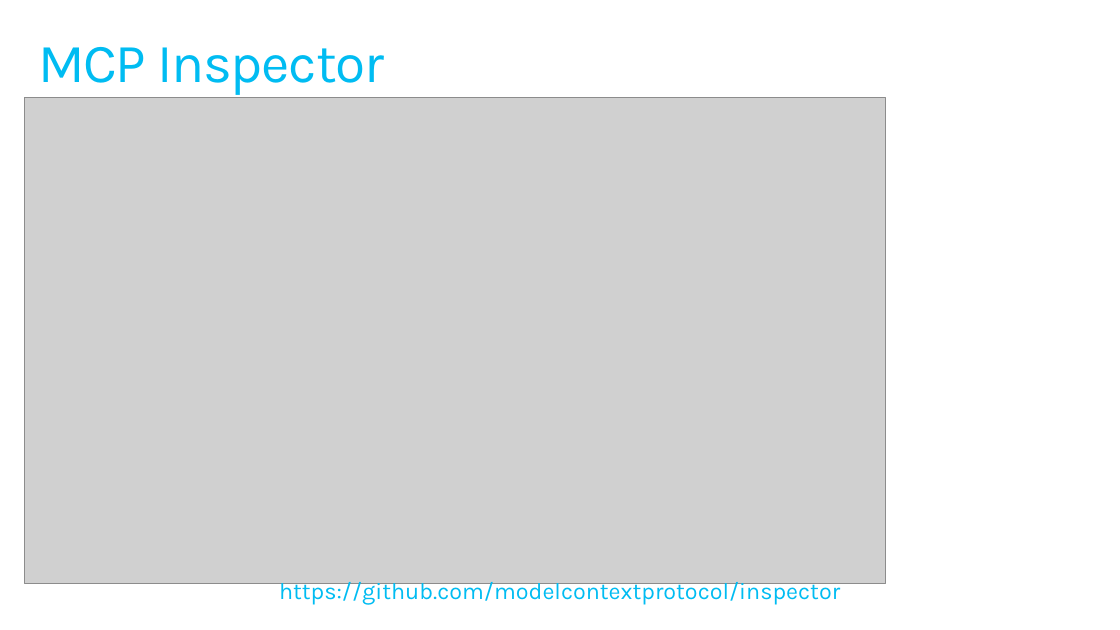
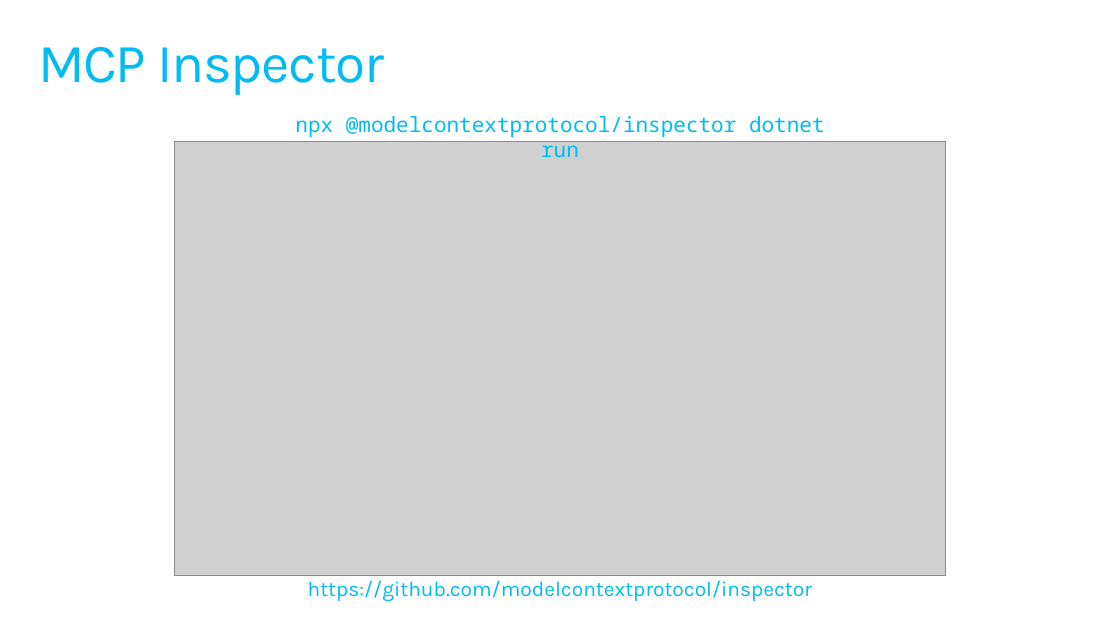
Before and after one commit to jsuarezruiz/sevilladotnet-mcp-materials, a slide deck: slide 37 of introduccion-mcp.pptx. Drawn at 1120x630 pixels with LibreOffice and Linux fonts; fonts in the diff are those of the drawing; grey boxes stand for pictures. Boxes give left, top, right and bottom in pixels: in the first picture for what was removed or moved away, otherwise in the second. Text is boxed around its words. In the diff, an @@ line names an element or a change of style, - is before the commit and + after.

Commit message:
Updated slides

```diff
--- a/introduccion-mcp.pptx
+++ b/introduccion-mcp.pptx
@@ text added at <box>295,116,825,157</box>, 18 pt, text #00BCF2 @@
+npx @modelcontextprotocol/inspector dotnet run
@@ picture: place and size @@
-picture at <box>24,97,886,583</box>
+picture at <box>175,141,945,576</box>
@@ text "https://github.com/modelcontextprotocol/inspector" at <box>308,580,812,601</box>: size 20 to 18 pt @@
```
Also in this commit, not shown: 1 other slide changed.
